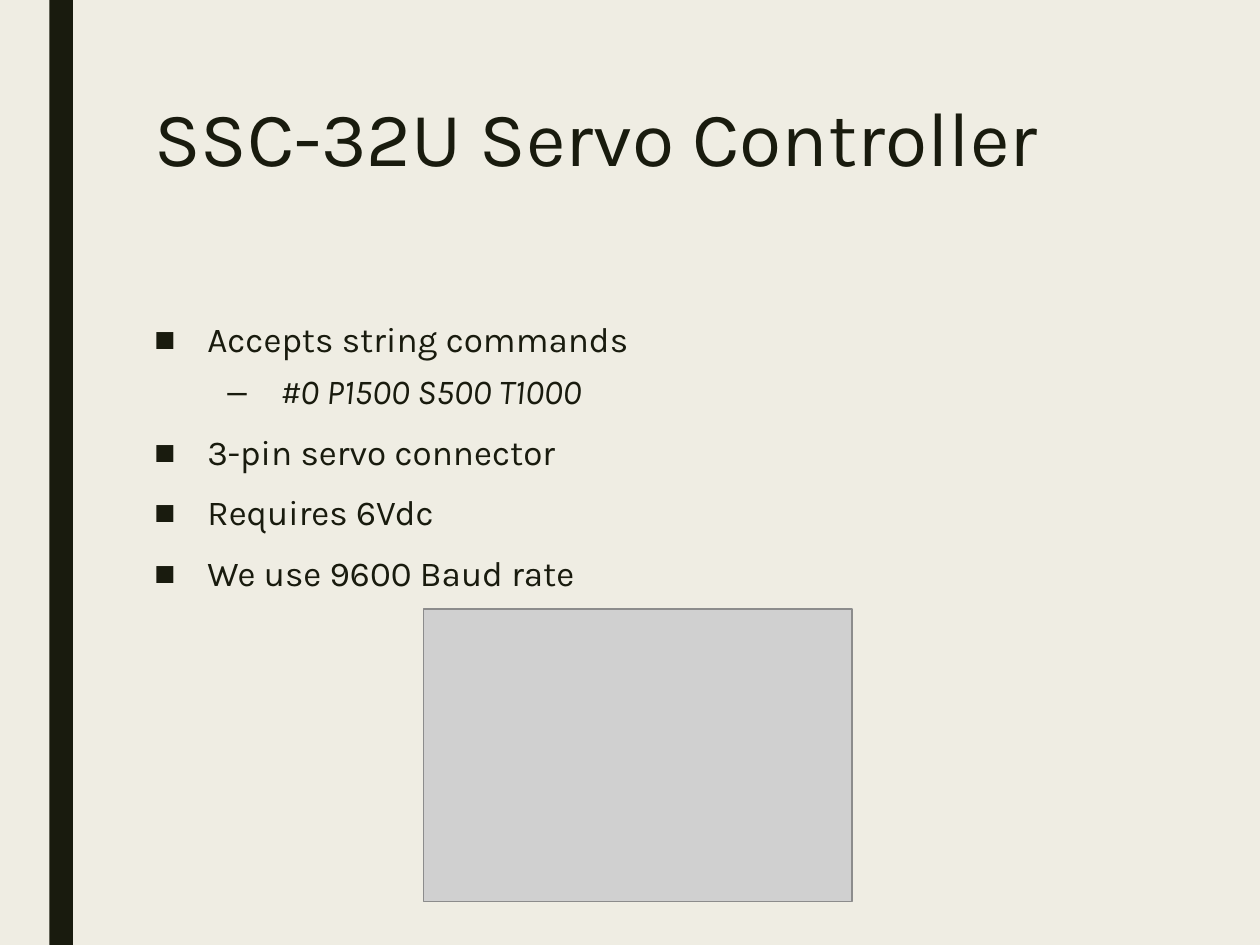
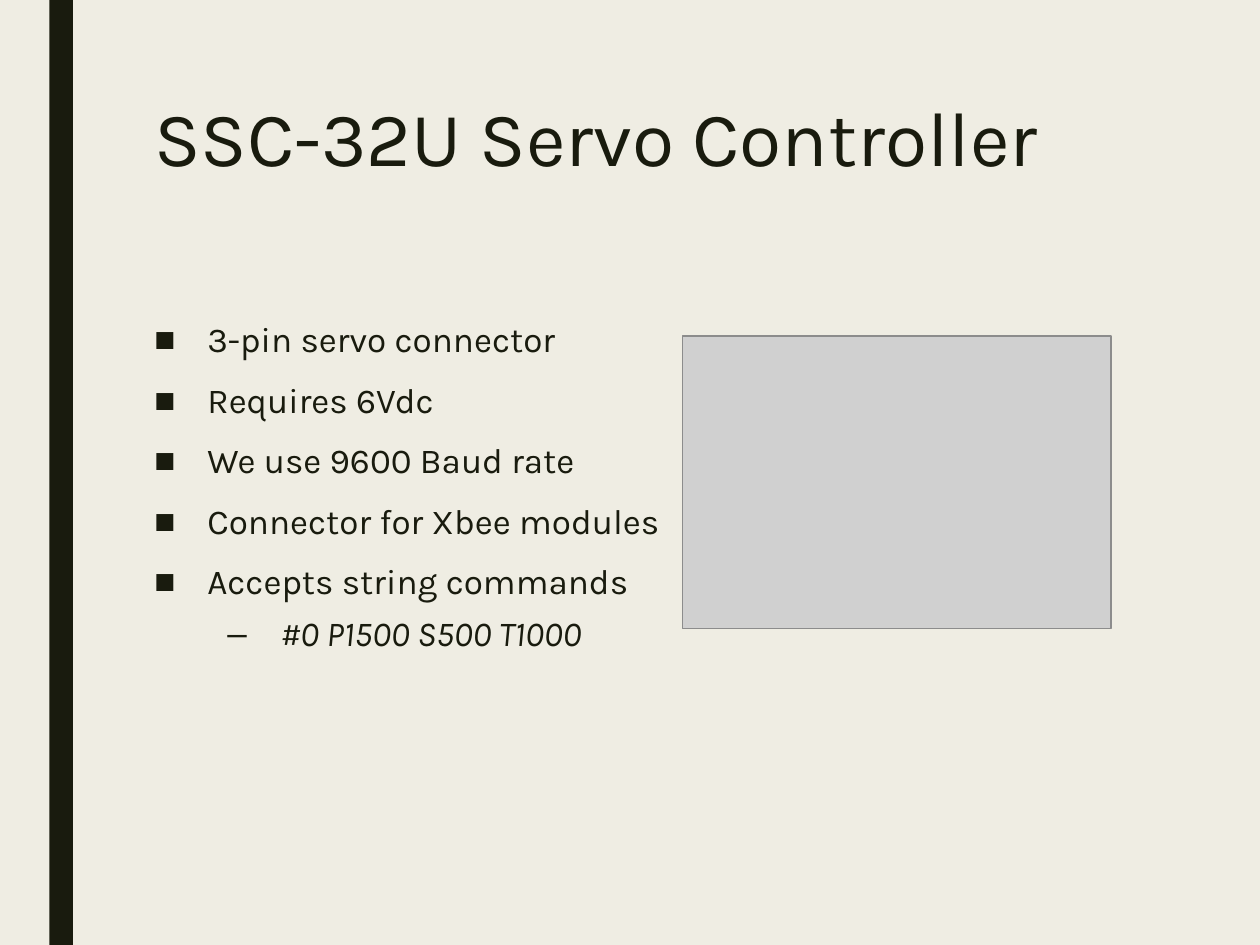
Before and after one commit to StormWulf/Mobile-Motion-Tracking-Robot-Arm, a slide deck: slide 6 of Documents/Presentation/Presentation_MobileMotionTrackingRobotArm.pptx. Drawn at 1260x945 pixels with LibreOffice and Linux fonts; fonts in the diff are those of the drawing; grey boxes stand for pictures. Boxes give left, top, right and bottom in pixels: in the first picture for what was removed or moved away, otherwise in the second. Text is boxed around its words. In the diff, an @@ line names an element or a change of style, - is before the commit and + after.

Commit message:
presentation update

```diff
--- a/Documents/Presentation/Presentation_MobileMotionTrackingRobotArm.pptx
+++ b/Documents/Presentation/Presentation_MobileMotionTrackingRobotArm.pptx
@@ text at <box>207,328,628,405</box>: paragraphs removed @@
-■ Accepts string commands
-  – #0 P1500 S500 T1000
@@ picture: place and size @@
-picture at <box>423,609,852,901</box>
+picture at <box>683,336,1111,629</box>
@@ text at <box>207,510,659,647</box>: paragraphs added @@
+■ Connector for Xbee modules
+■ Accepts string commands
+  – #0 P1500 S500 T1000
```
Also in this commit, not shown: 2 other slides changed, 2 slides added, 1 slide removed, 1 other file.
